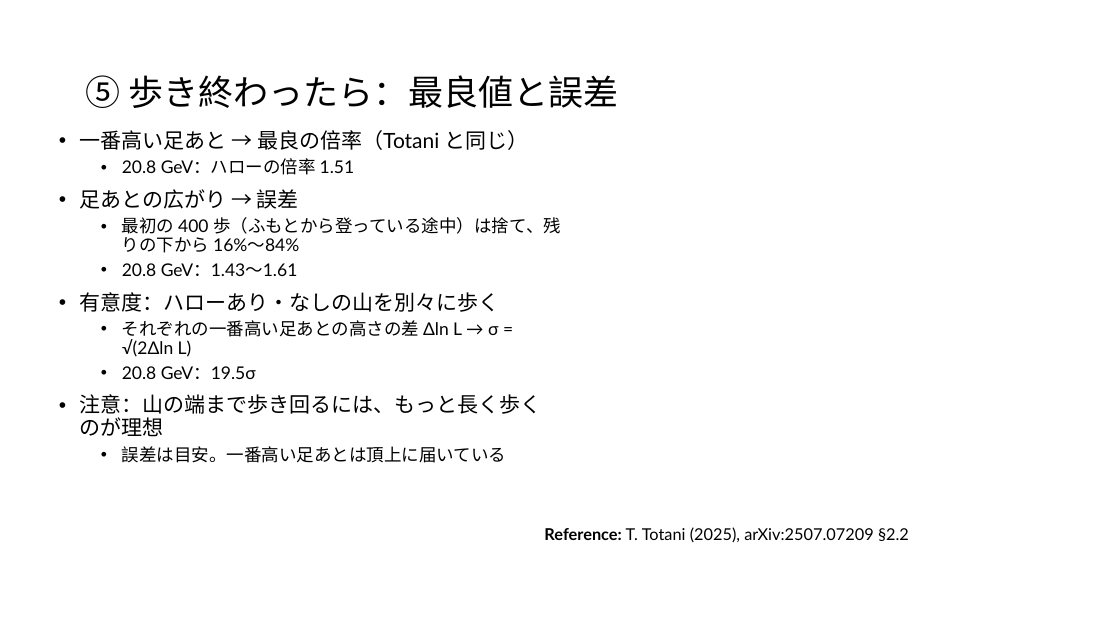
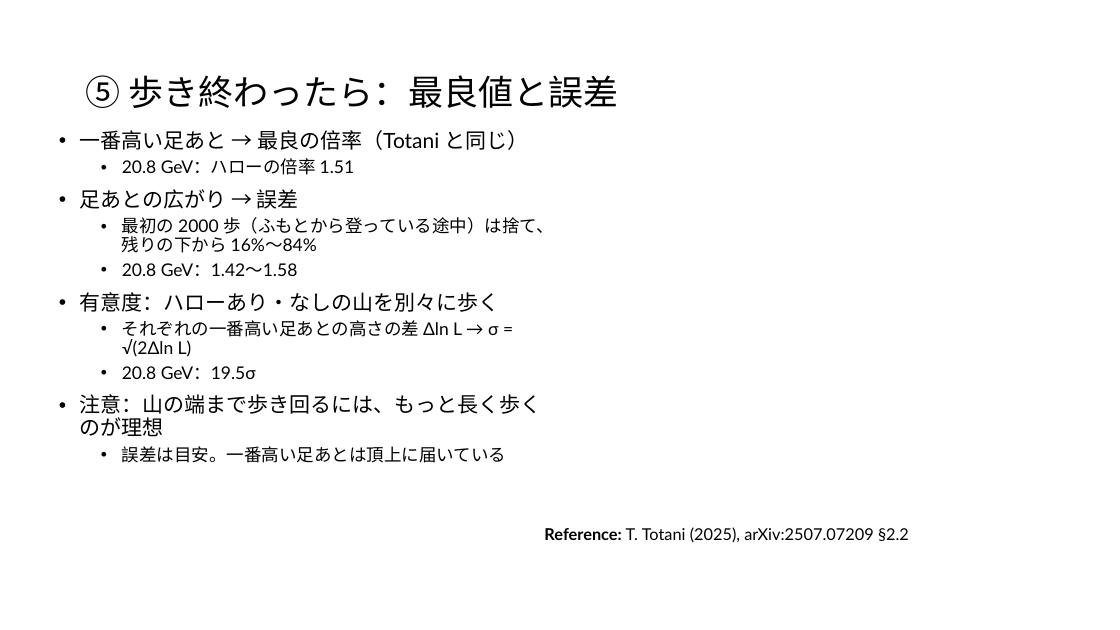
Before and after one commit to Mikann20041029/darkmatter-slides, a slide deck: slide 23 of slides/2026-10-02_研究進捗報告_claude.pptx. Drawn at 1120x630 pixels with LibreOffice and Linux fonts; fonts in the diff are those of the drawing. Boxes give left, top, right and bottom in pixels: in the first picture for what was removed or moved away, otherwise in the second. Text is boxed around its words. In the diff, an @@ line names an element or a change of style, - is before the commit and + after.

```diff
--- a/slides/2026-10-02_研究進捗報告_claude.pptx
+++ b/slides/2026-10-02_研究進捗報告_claude.pptx
@@ text at (122,217,553,276): text changed @@
-  • 最初の 400 歩（ふもとから登っている途中）は捨て、残りの下から 16%〜84%
-  • 20.8 GeV：1.43〜1.61
+  • 最初の 2000 歩（ふもとから登っている途中）は捨て、残りの下から 16%〜84%
+  • 20.8 GeV：1.42〜1.58
```
Also in this commit, not shown: 17 other files.
